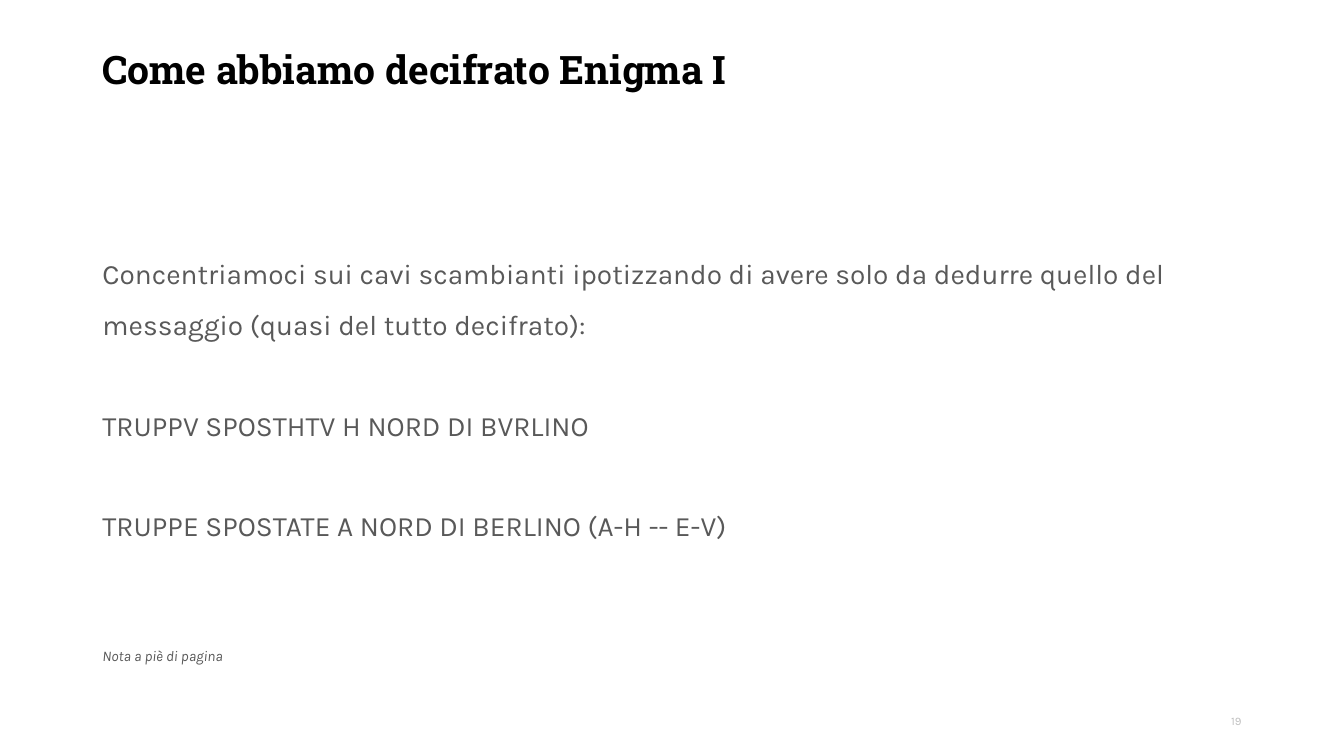
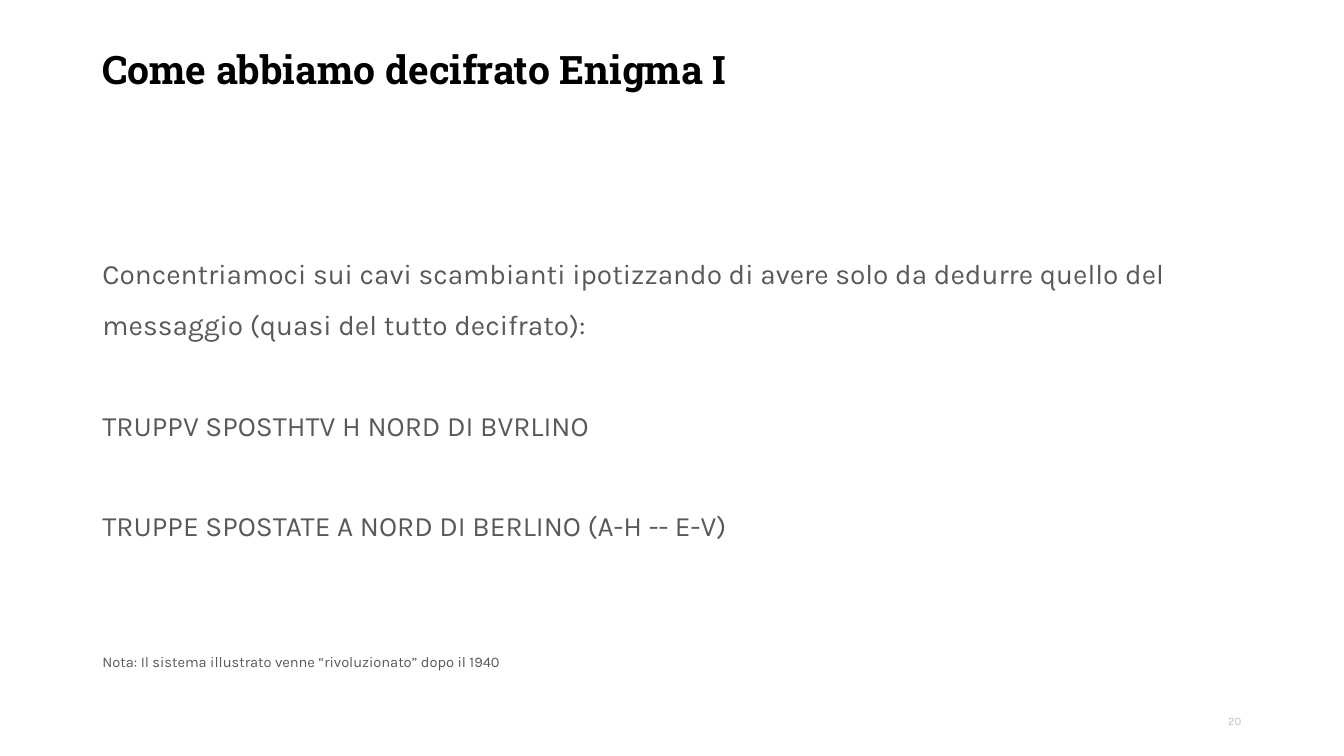
Before and after one commit to DanieleFerretti03/tesi-enigma, a slide deck: slide 20 of presentazione.odp (slide 19 before the commit). Drawn at 1344x756 pixels with LibreOffice and Linux fonts; fonts in the diff are those of the drawing; background and template pictures are left out. Boxes give left, top, right and bottom in pixels: in the first picture for what was removed or moved away, otherwise in the second. Text is boxed around its words. In the diff, an @@ line names an element or a change of style, - is before the commit and + after.

```diff
--- a/presentazione.odp
+++ b/presentazione.odp
@@ text at [102,657,499,671]: text changed; italic off @@
-Nota a piè di pagina
+Nota: Il sistema illustrato venne “rivoluzionato” dopo il 1940
@@ page number at [1228,718,1241,725]: text changed @@
-19
+20
```
Also in this commit, not shown: 1 other slide changed, 1 slide added, 1 slide removed, 1 other file.
